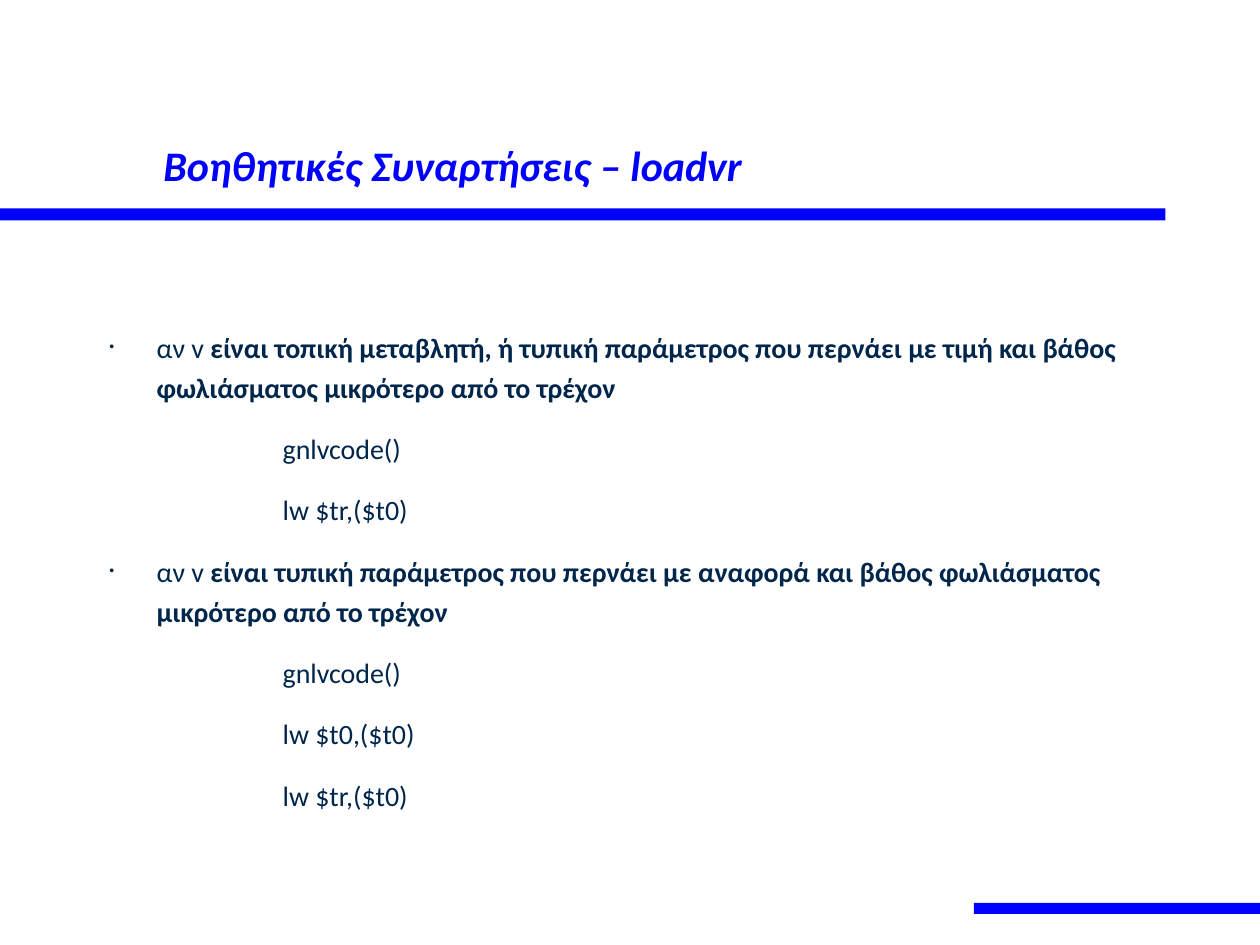
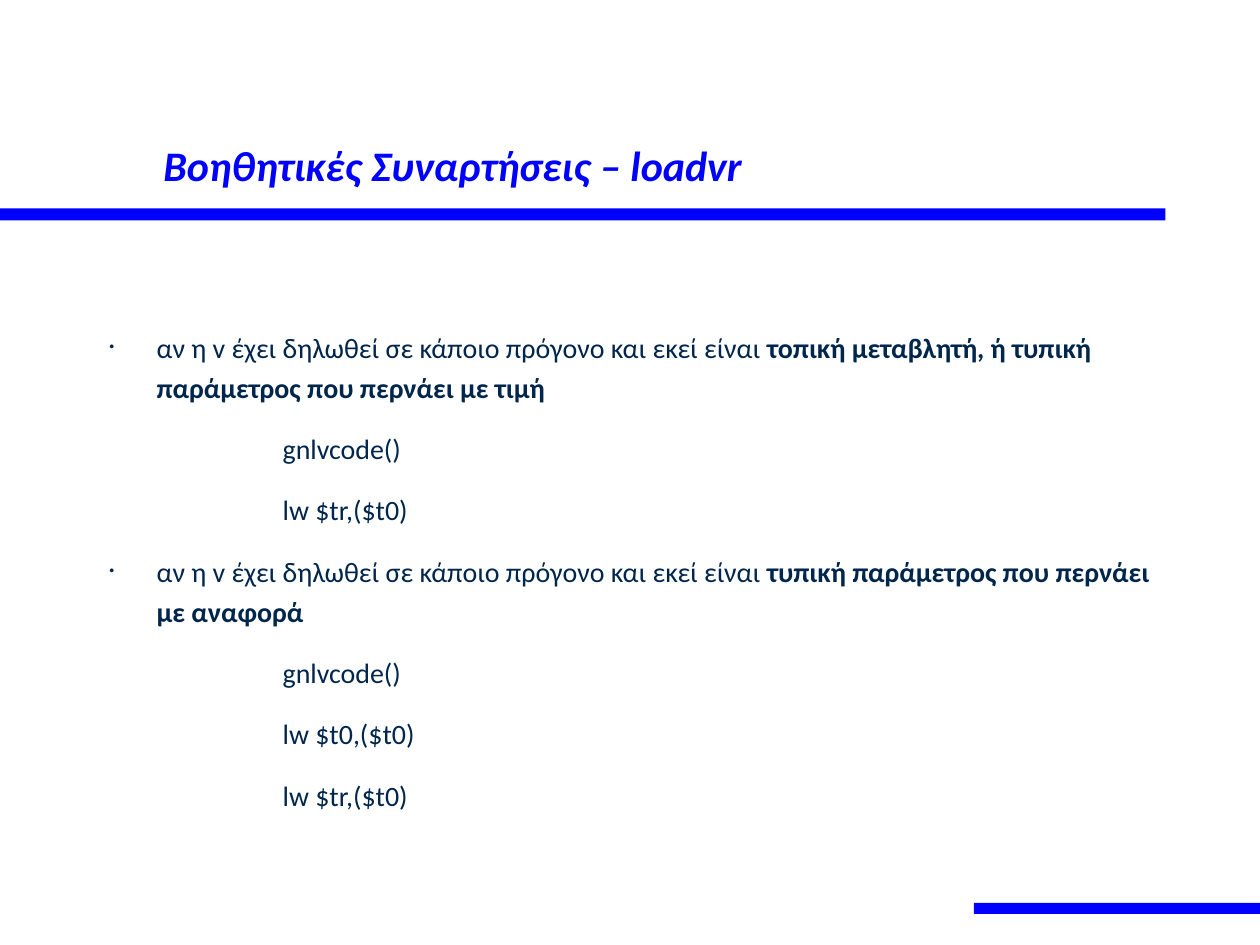
Before and after one commit to ketoglou/mlc, a slide deck: slide 19 of documents/course/Παραγωγή Τελικού Κώδικα.pptx. Drawn at 1260x945 pixels with LibreOffice and Linux fonts; fonts in the diff are those of the drawing. Boxes give left, top, right and bottom in pixels: in the first picture for what was removed or moved away, otherwise in the second. Text is boxed around its words. In the diff, an @@ line names an element or a change of style, - is before the commit and + after.

```diff
--- a/documents/course/Παραγωγή Τελικού Κώδικα.pptx
+++ b/documents/course/Παραγωγή Τελικού Κώδικα.pptx
@@ text at box(157, 338, 1091, 403): text changed @@
-• αν v είναι τοπική μεταβλητή, ή τυπική παράμετρος που περνάει με τιμή και βάθος φωλιάσματος μικρότερο από το τρέχον
+• αν η v έχει δηλωθεί σε κάποιο πρόγονο και εκεί είναι τοπική μεταβλητή, ή τυπική παράμετρος που περνάει με τιμή
@@ text at box(157, 562, 1150, 627): text changed; bold off @@
-• αν v είναι τυπική παράμετρος που περνάει με αναφορά και βάθος φωλιάσματος μικρότερο από το τρέχον
+• αν η v έχει δηλωθεί σε κάποιο πρόγονο και εκεί είναι τυπική παράμετρος που περνάει με αναφορά
```
Also in this commit, not shown: 12 other slides changed, 11 other files.
